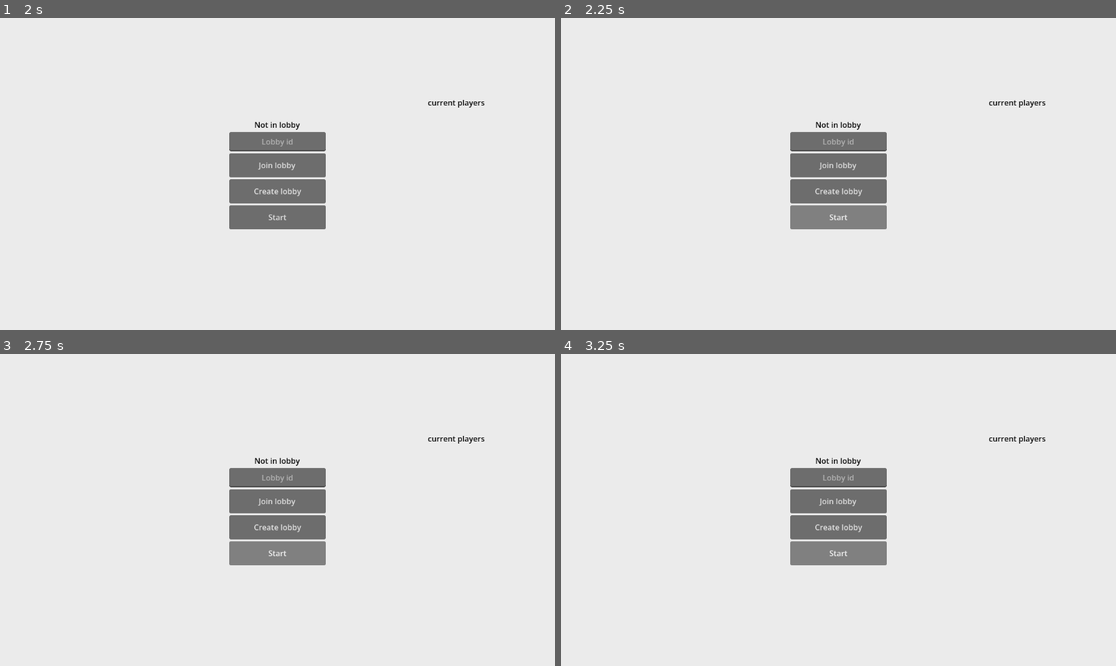
Above: before the commit, frames 1-4 (two rows, left to right).
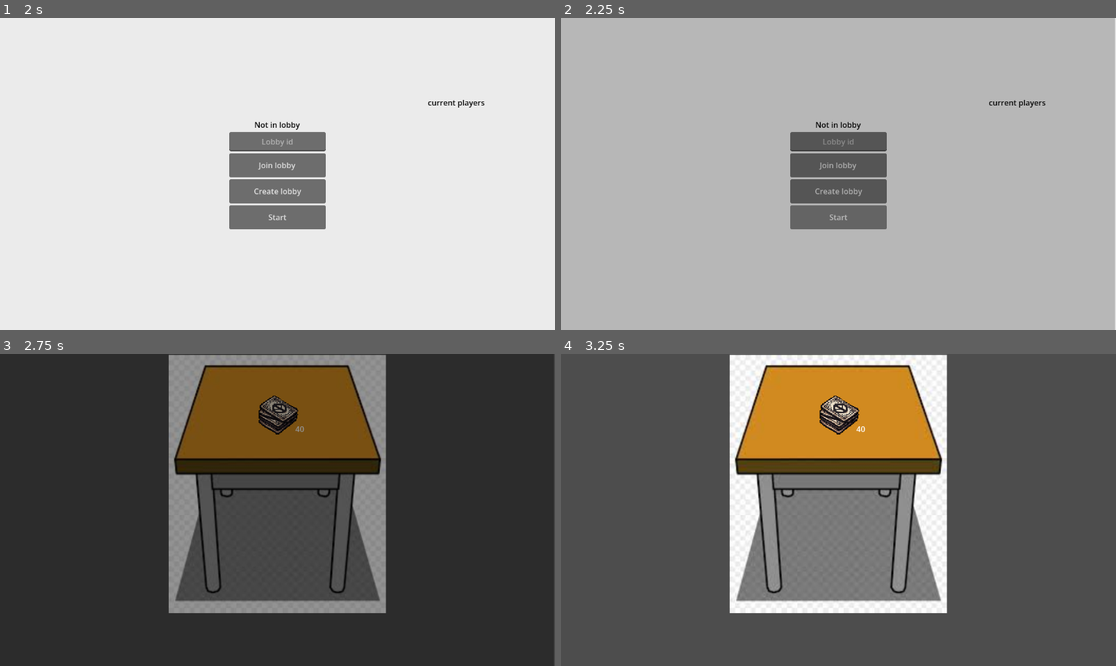
Above: after the commit, the same moments.

Repository: Thijs987/pse_onlycode
Game: Godot game, scene res://Scenes/StartMenu.tscn
Same seed, same stepped clock (60 frames per second), same inputs: the game is played once before the commit and once after it.
Inputs (mouse positions are in pixels of both pictures, inside the frame that each line leads up to):
- Up to frame 1 (2 s): click "Play" at 0.5 s; click (277, 142) at 1.27 s; type "12" at 1.35 s
- Up to frame 2 (2.25 s): click "Start" at 2 s
- Up to frame 3 (2.75 s): no input
- Up to frame 4 (3.25 s): click (838, 553) at 2.75 s, where only the run before the commit has a clickable "Start"

Frame 1 is identical in both runs. In frame 2, 96% of the frame differs, in the area x 0-100%, y 0-100%; in frame 3, 100%; in frame 4, 88%.
Error after the commit: Invalid access to property or key 'action' on a base object of type 'Dictionary'. (res://Scripts/Cards/PlayerHand.gd:27)

Commit message:
Added start button functionality

Diff:
--- a/Frontend/Scripts/Menus/MultiLobby.gd
+++ b/Frontend/Scripts/Menus/MultiLobby.gd
@@ -18,11 +18,12 @@
 func _ready() -> void:
 	create_lobby_button.pressed.connect(_on_create_lobby)
 	join_lobby_button.pressed.connect(_on_join_lobby)
+	start_lobby_button.pressed.connect(_on_start_lobby)
 	controller.message_updated.connect(_on_message)
 
 func _on_message(msg):
-	#if msg["action"] == "MATCH_STARTED" and match_started == false:
-		#SceneLoader.load_scene(game_scene)
+	if msg["action"] == "MATCH_STARTED" and match_started == false:
+		SceneLoader.load_scene(game_scene)
 	if msg["action"] == "PLAYER_JOINED":
 		if msg["playerId"] == controller.PId:
 			player_list[player_count] = controller.PId + "\n"
@@ -54,6 +55,11 @@
 	in_lobby.text = "Currently in lobby"
 	match_started = true
 
+func _on_start_lobby():
+	controller.Start_Match(controller.PId)
+	SceneLoader.load_scene(game_scene)
+
+
 func update_lobby_list() -> void:
 	lobby_list.text = "Current players:\n"
 	for i in range(player_count):
